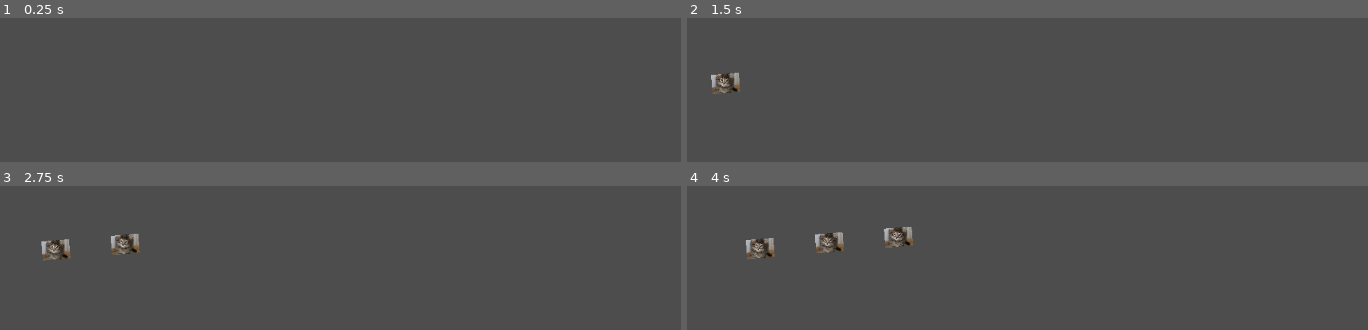
Above: before the commit, frames 1-4 (two rows, left to right).
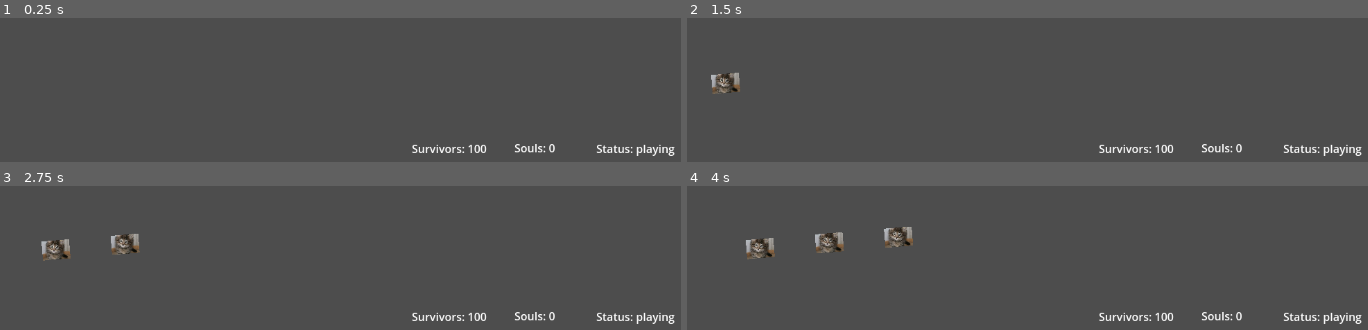
Above: after the commit, the same moments.

Repository: deruitda/ludum-dare-55
Game: Godot game, scene res://assets/scenes/main.tscn
Two runs of this game, one before a commit and one after it. Both use one fixed random seed, a clock stepped at 60 frames per second and the inputs below.
Inputs:
- Up to frame 1 (0.25 s): no input
- Up to frame 2 (1.5 s): tap Enter at 0.5 s
- Up to frame 3 (2.75 s): no input
- Up to frame 4 (4 s): no input

The runs differ from the first frame. In frame 1, 0.9% of the frame differs, in the area x 60-100%, y 87-96%; in frame 2, 0.9%; in frame 3, 0.9%; in frame 4, 0.9%.

Commit message:
move hud to its own folder and practice setting text

Diff:
--- /dev/null
+++ b/assets/scenes/Hud/PatronsSurvivedLabel.gd
@@ -0,0 +1,11 @@
+extends Label
+
+
+# Called when the node enters the scene tree for the first time.
+func _ready():
+	pass # Replace with function body.
+
+
+# Called every frame. 'delta' is the elapsed time since the previous frame.
+func _process(delta):
+	pass
--- a/assets/scenes/level.gd
+++ b/assets/scenes/Hud/hud.gd
@@ -6,12 +6,10 @@
 @onready var totalSouls = 0
 @onready var currentSouls = 0
 
-
-func _process(delta):
-	pass
-	#if (patronsSurvived >= _patrons_allowed_to_survive):
-		#getNode("Main").gameOver()
+func _ready():
+	$PatronsSurvivedLabel.text = "Survivors: 100"
 
 
 func patronSurvived():
 	patronsSurvived += 1
+	$PatronsSurvivedLabel.text = "Survivors: " + str(patronsSurvived)
--- /dev/null
+++ b/assets/scenes/Hud/hud.tscn
@@ -0,0 +1,31 @@
+[gd_scene load_steps=3 format=3 uid="uid://cjsjb2ymxf0mi"]
+
+[ext_resource type="Script" path="res://assets/scenes/Hud/hud.gd" id="1_w7h00"]
+[ext_resource type="Script" path="res://assets/scenes/Hud/PatronsSurvivedLabel.gd" id="2_d3em4"]
+
+[node name="HUD" type="Node2D"]
+script = ExtResource("1_w7h00")
+_patrons_allowed_to_survive = null
+
+[node name="PatronsSurvivedLabel" type="Label" parent="."]
+unique_name_in_owner = true
+offset_left = 61.0
+offset_top = 16.0
+offset_right = 151.0
+offset_bottom = 56.0
+text = "Survivors: 0"
+script = ExtResource("2_d3em4")
+
+[node name="Souls" type="Label" parent="."]
+offset_left = 209.0
+offset_top = 15.0
+offset_right = 268.0
+offset_bottom = 55.0
+text = "Souls: 0"
+
+[node name="Status" type="Label" parent="."]
+offset_left = 327.0
+offset_top = 16.0
+offset_right = 441.0
+offset_bottom = 39.0
+text = "Status: playing"
--- a/assets/scenes/level.tscn
+++ /dev/null
@@ -1,27 +0,0 @@
-[gd_scene load_steps=2 format=3 uid="uid://cjsjb2ymxf0mi"]
-
-[ext_resource type="Script" path="res://assets/scenes/level.gd" id="1_lw3tx"]
-
-[node name="Level" type="Node2D"]
-script = ExtResource("1_lw3tx")
-
-[node name="Survivors" type="Label" parent="."]
-offset_left = 61.0
-offset_top = 16.0
-offset_right = 151.0
-offset_bottom = 56.0
-text = "Survivors: 0"
-
-[node name="Souls" type="Label" parent="."]
-offset_left = 209.0
-offset_top = 15.0
-offset_right = 268.0
-offset_bottom = 55.0
-text = "Souls: 0"
-
-[node name="Status" type="Label" parent="."]
-offset_left = 327.0
-offset_top = 16.0
-offset_right = 441.0
-offset_bottom = 39.0
-text = "Status: playing"
--- a/assets/scenes/levels/level_1.tscn
+++ b/assets/scenes/levels/level_1.tscn
@@ -1,6 +1,7 @@
-[gd_scene load_steps=3 format=3 uid="uid://y1ip7aabt7f3"]
+[gd_scene load_steps=4 format=3 uid="uid://y1ip7aabt7f3"]
 
 [ext_resource type="Script" path="res://assets/scenes/levels/map_path.gd" id="1_daq4a"]
+[ext_resource type="PackedScene" uid="uid://cjsjb2ymxf0mi" path="res://assets/scenes/Hud/hud.tscn" id="2_vefcn"]
 
 [sub_resource type="Curve2D" id="Curve2D_c4mh5"]
 _data = {
@@ -19,4 +20,13 @@
 
 [node name="Camera2D" type="Camera2D" parent="."]
 
+[node name="Control" type="Control" parent="Camera2D"]
+layout_mode = 3
+anchors_preset = 0
+offset_right = 40.0
+offset_bottom = 40.0
+
+[node name="HUD" parent="Camera2D/Control" instance=ExtResource("2_vefcn")]
+_patrons_allowed_to_survive = null
+
 [connection signal="timeout" from="Path2D/Timer" to="Path2D" method="_on_timer_timeout"]
--- a/assets/scenes/main.gd
+++ b/assets/scenes/main.gd
@@ -12,6 +12,7 @@
 func _ready():
 	var scene = load(LEVELS[current_level_index])
 	current_level.get_tree().change_scene_to_packed(scene)
+
 # Called every frame. 'delta' is the elapsed time since the previous frame.
 func _process(delta):
 	pass
--- a/assets/scenes/main.tscn
+++ b/assets/scenes/main.tscn
@@ -1,13 +1,10 @@
-[gd_scene load_steps=3 format=3 uid="uid://vi4rrjltrjx7"]
+[gd_scene load_steps=2 format=3 uid="uid://vi4rrjltrjx7"]
 
 [ext_resource type="Script" path="res://assets/scenes/main.gd" id="1_fwahh"]
-[ext_resource type="PackedScene" path="res://assets/scenes/level.tscn" id="2_iygty"]
 
 [node name="Main" type="Node2D"]
 script = ExtResource("1_fwahh")
 
-[node name="HUD" parent="." instance=ExtResource("2_iygty")]
-
 [node name="CurrentLevel" type="Node" parent="."]
 
 [connection signal="ready" from="." to="." method="_on_ready"]
Not shown, added: assets/scenes/Hud/hud9D9C.tmp
Not shown, added: assets/scenes/Hud/hudD90F.tmp
Not shown, added: assets/scenes/Hud/hudF820.tmp
